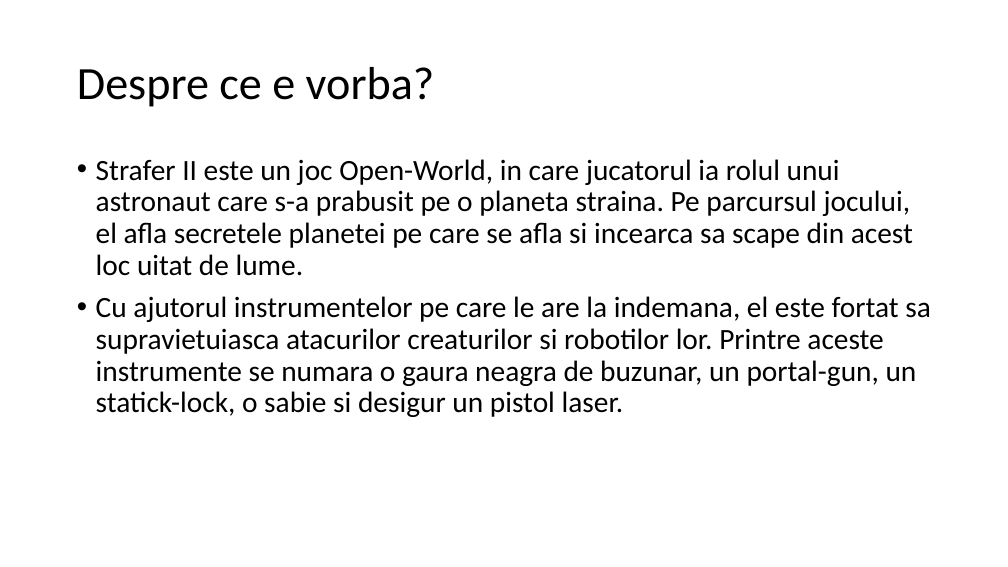
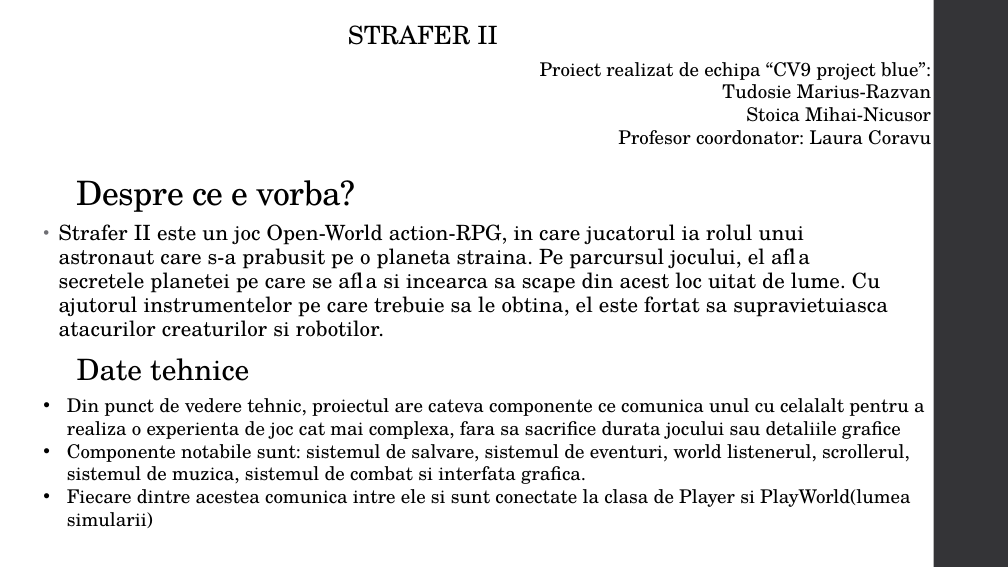
Before and after one commit to Mars-Zero/Strafer-II, a slide deck: slide 1 of Strafer II.pptx (slide 2 before the commit). Drawn at 1008x567 pixels with LibreOffice and Linux fonts; fonts in the diff are those of the drawing. Boxes give left, top, right and bottom in pixels: in the first picture for what was removed or moved away, otherwise in the second. Text is boxed around its words. In the diff, an @@ line names an element or a change of style, - is before the commit and + after.

```diff
--- a/Strafer II.pptx
+++ b/Strafer II.pptx
@@ text added at [348,25,497,45], 24 pt, text #000000 @@
+STRAFER II
@@ rectangle added at [934,0,1008,567], fill #353537 @@
@@ text added at [540,62,931,145], 18 pt, text #000000 @@
+Proiect realizat de echipa “CV9 project blue”: Tudosie Marius-Razvan
+Stoica Mihai-Nicusor
+Profesor coordonator: Laura Coravu
@@ title "Despre ce e vorba?": place and size @@
-title "Despre ce e vorba?" at [77,67,435,107]
+title "Despre ce e vorba?" at [77,180,356,212]
@@ title "Despre ce e vorba?" at [77,180,356,212]: size 44 to 32 pt, font Calibri to TeX Gyre Schola, letter spacing 0 to -0.5 pt; vertical alignment middle to bottom @@
@@ text at [59,224,888,337]: text changed; size 28 to 20 pt; font Calibri to TeX Gyre Schola @@
-• Strafer II este un joc Open-World, in care jucatorul ia rolul unui astronaut care s-a prabusit pe o planeta straina. Pe parcursul jocului, el afla secretele planetei pe care se afla si incearca sa scape din acest loc uitat de lume.
-• Cu ajutorul instrumentelor pe care le are la indemana, el este fortat sa supravietuiasca atacurilor creaturilor si robotilor lor. Printre aceste instrumente se numara o gaura neagra de buzunar, un portal-gun, un statick-lock, o sabie si desigur un pistol laser.
+• Strafer II este un joc Open-World action-RPG, in care jucatorul ia rolul unui astronaut care s-a prabusit pe o planeta straina. Pe parcursul jocului, el afla secretele planetei pe care se afla si incearca sa scape din acest loc uitat de lume. Cu ajutorul instrumentelor pe care trebuie sa le obtina, el este fortat sa supravietuiasca atacurilor creaturilor si robotilor.
@@ text added at [77,358,249,381], 28 pt, text #000000 @@
+Date tehnice
@@ text added at [67,398,925,528], 18 pt, text #000000 @@
+• Din punct de vedere tehnic, proiectul are cateva componente ce comunica unul cu celalalt pentru a realiza o experienta de joc cat mai complexa, fara sa sacrifice durata jocului sau detaliile grafice
+• Componente notabile sunt: sistemul de salvare, sistemul de eventuri, world listenerul, scrollerul, sistemul de muzica, sistemul de combat si interfata grafica.
+• Fiecare dintre acestea comunica intre ele si sunt conectate la clasa de Player si PlayWorld(lumea simularii)
```
Also in this commit, not shown: 2 other slides changed, 3 slides added, 4 slides removed, 7 other files.
